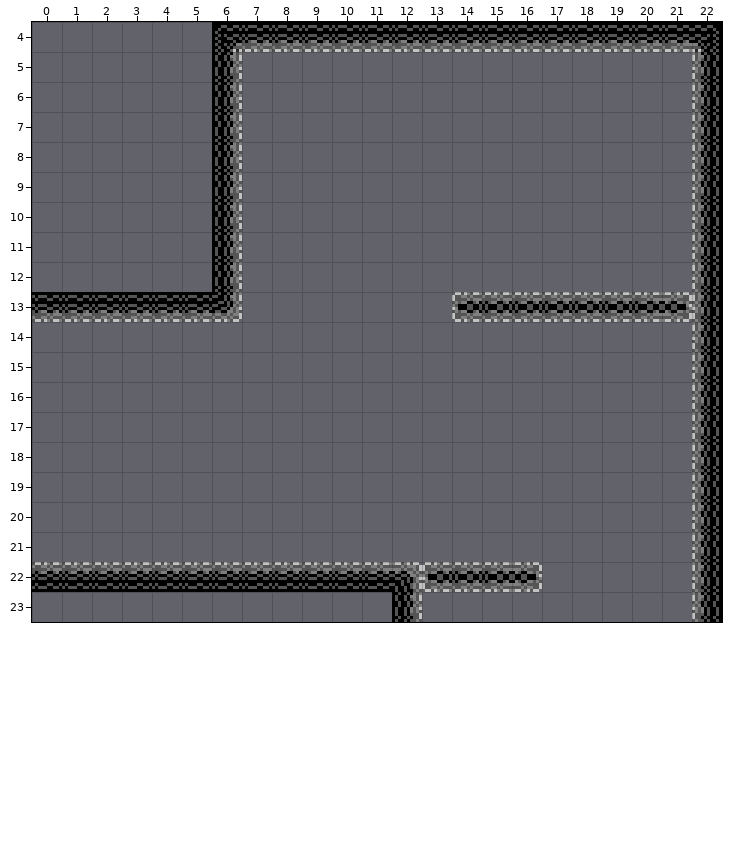
Tiled map -- resources/cave03.tmx. This is how it looked before the edit.
Cells are 20x20 px. Shown: x 0..22, y 4..23.
After the commit:
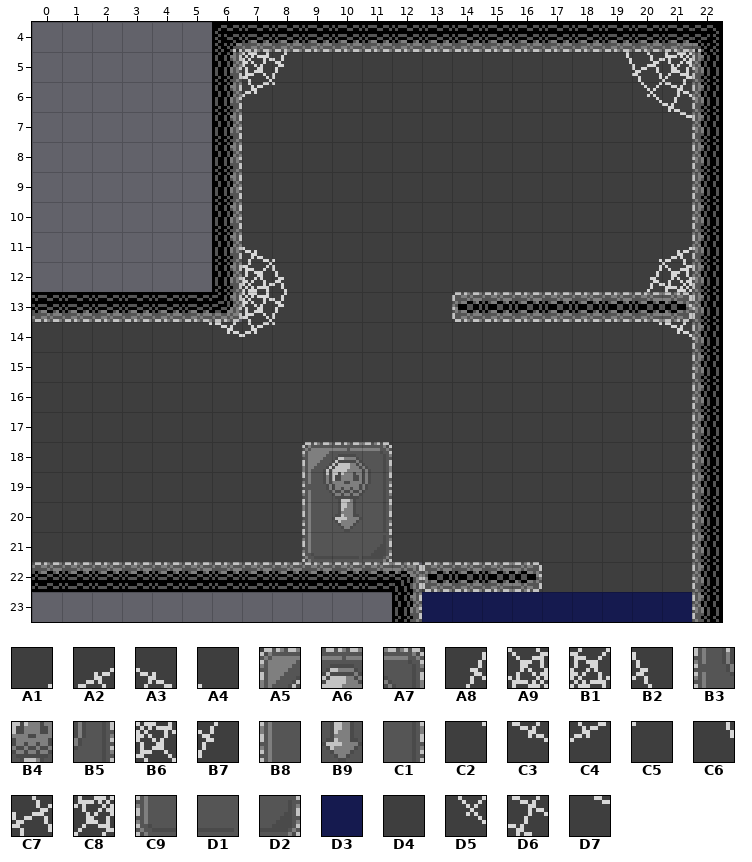
Key: from "cave_background": A1 0, A2 1, A3 2, A4 3, A5 10, A6 11, A7 12, A8 20, A9 21, B1 22, B2 23, B3 30, B4 31, B5 32, B6 42, B7 43, B8 50, B9 51, C1 52, C2 60, C3 61, C4 62, C5 63, C6 64, C7 65, C8 66, C9 70, D1 71, D2 72, D3 80, D4 84, D5 85, D6 86, D7 106.
__ is an empty cell.
Tiles of an added or newly shown layer are drawn over the layers below it.
The exact change:
Layer "background" (added):
There is now tile A1 in row 11 at x 20.
There is now tile A2 in row 11 at x 21.
There is now tile A3 in row 11 at x 7.
There is now tile A4 in row 11 at x 8.
There is now tile A8 in row 12 at x 20.
There is now tile A9 in row 12 at x 21.
There is now tile B1 in row 12 at x 7.
There is now tile B2 in row 12 at x 8.
There is now tile B3 in row 19 at x 9.
There is now tile B4 in row 19 at x 10.
There is now tile B5 in row 19 at x 11.
There is now tile B6 in row 5 at x 7; in row 13 at x 7.
There is now tile B7 in row 5 at x 8; in row 13 at x 8.
There is now tile B8 in row 20 at x 9.
There is now tile B9 in row 20 at x 10.
There is now tile C1 in row 20 at x 11.
There is now tile C2 in row 14 at x 5 and 20.
There is now tile C3 in row 14 at x 6 and 21.
There is now tile C4 in row 6 at x 7; in row 14 at x 7.
There is now tile C5 in row 6 at x 8; in row 14 at x 8.
There is now tile C6 in row 5 at x 19.
There is now tile C7 in row 5 at x 20.
There is now tile C8 in row 5 at x 21.
There is now tile C9 in row 21 at x 9.
There is now tile D1 in row 21 at x 10.
There is now tile D2 in row 21 at x 11.
There is now tile D3 in row 23 at x 13 to 21.
There is now tile D4 in row 5 at x 9 to 18; in row 6 at x 9 to 19; in row 7 at x 7 to 20; in rows 8 to 10 at x 7 to 21; in rows 11 to 12 at x 9 to 19; in row 13 at x 9 to 14 and 21.
There is now tile D4 in row 14 at x 0 to 4 and 9 to 19; in rows 15 to 17 at x 0 to 21; in rows 18 to 21 at x 0 to 8 and 12 to 21; in row 22 at x 13 and 16 to 21.
There is now tile D5 in row 6 at x 20.
There is now tile D6 in row 6 at x 21.
There is now tile D7 in row 7 at x 21.
Layer "walls":
There is now tile A5 in row 18 at x 9.
There is now tile A6 in row 18 at x 10.
There is now tile A7 in row 18 at x 11.
Where, in picture pixels (left, top, right, bottom), the same in both pictures:
added: (32, 52, 692, 622)
